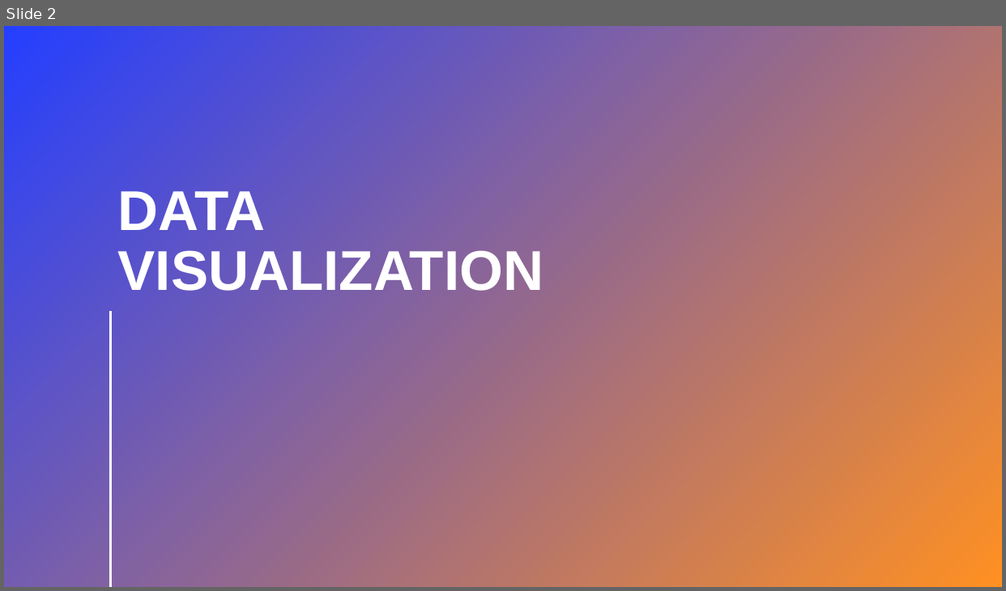
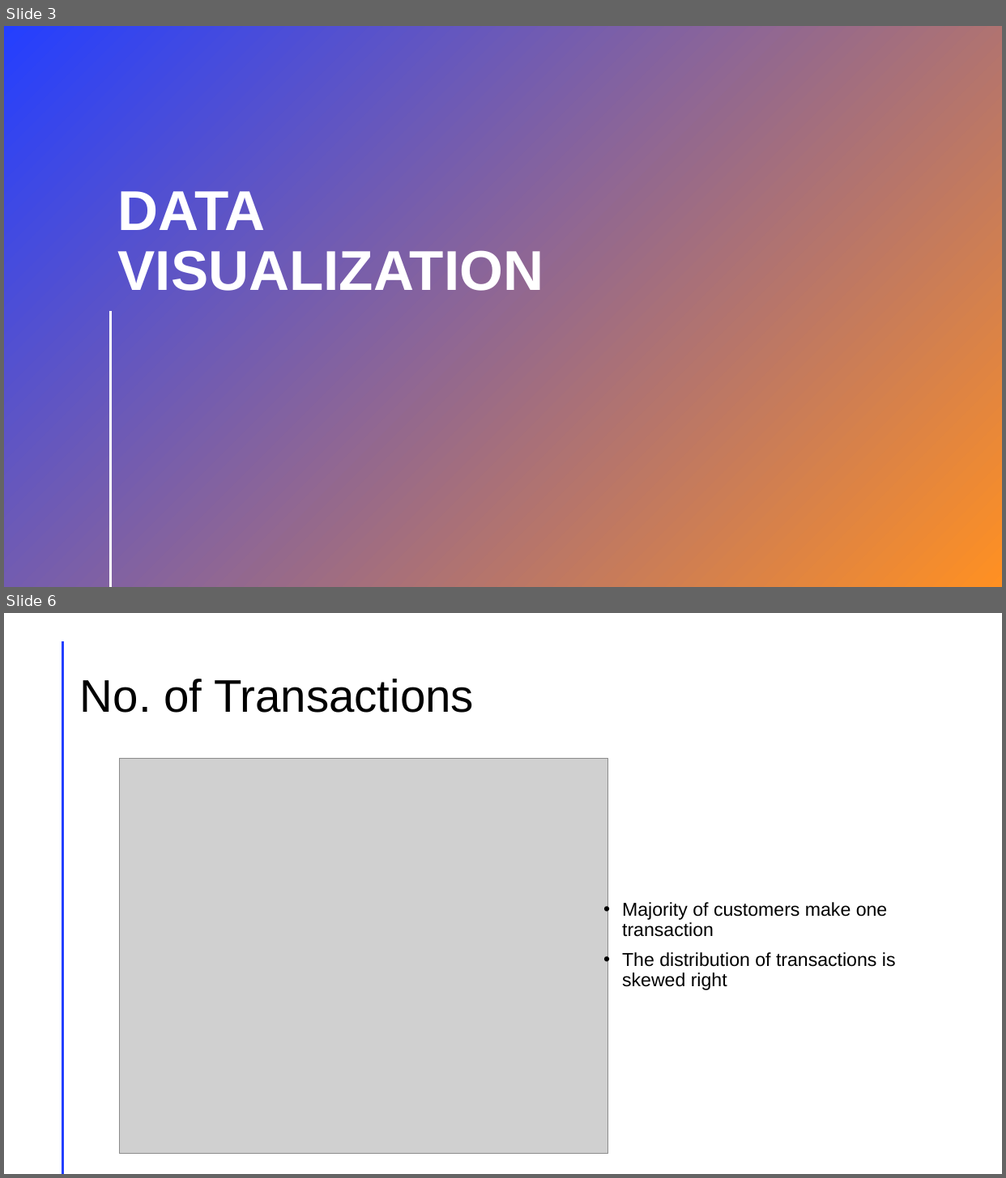
Before and after one commit to lotus17/springboard, a slide deck: Capstone 1_CLTV Calculation e-Commerce Project.pptx. Shown one above the other, each under a label of ours: slide 2 before the commit, slides 3 and 6 after it; the slides between them are not shown. The pictures are 1006x591 and 1006x1178 pixels, drawn with LibreOffice and Linux fonts; fonts in the diff are those of the drawing; grey boxes stand for pictures. Boxes give left, top, right and bottom in pixels: in the first picture for what was removed or moved away, otherwise in the second. Text is boxed around its words. In the diff, an @@ line names an element or a change of style, - is before the commit and + after.

```diff
--- a/Capstone 1_CLTV Calculation e-Commerce Project.pptx
+++ b/Capstone 1_CLTV Calculation e-Commerce Project.pptx
@@ slide 6 added at (4,613,1002,1174), background #FFFFFF; not listed: 1 template element that a slide beside it also shows @@
@@ title added at (80,679,474,713), 44 pt, text #000000 @@
+No. of Transactions
@@ picture added at (119,758,607,1153) @@
@@ text added at (622,902,896,990), 18 pt, text #000000 @@
+• Majority of customers make one transaction
+• The distribution of transactions is skewed right
@@ what was slide 2 is now slide 3 @@
```
Also in this commit, not shown: 1 slide changed, 6 other slides added.
